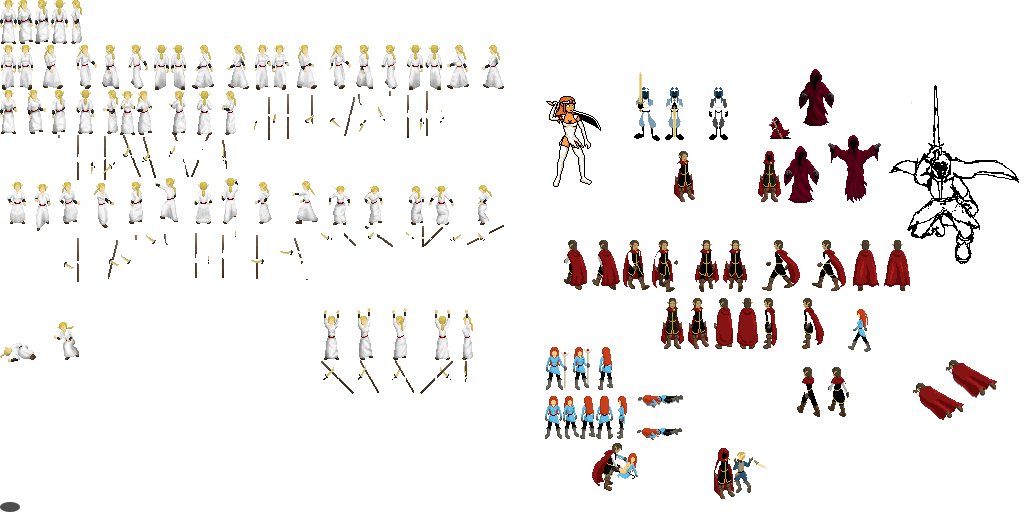
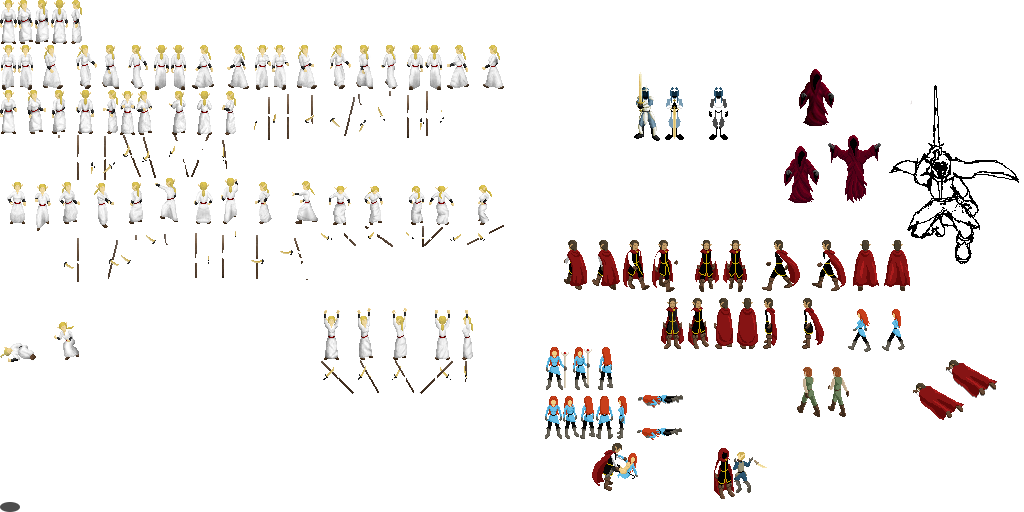
Two versions of the same layered image (1024px x 512px). Layer-by-layer changes:
painted on "weapons" over left=636, top=72, right=645, bottom=112
painted on "background" over left=546, top=85, right=905, bottom=406
